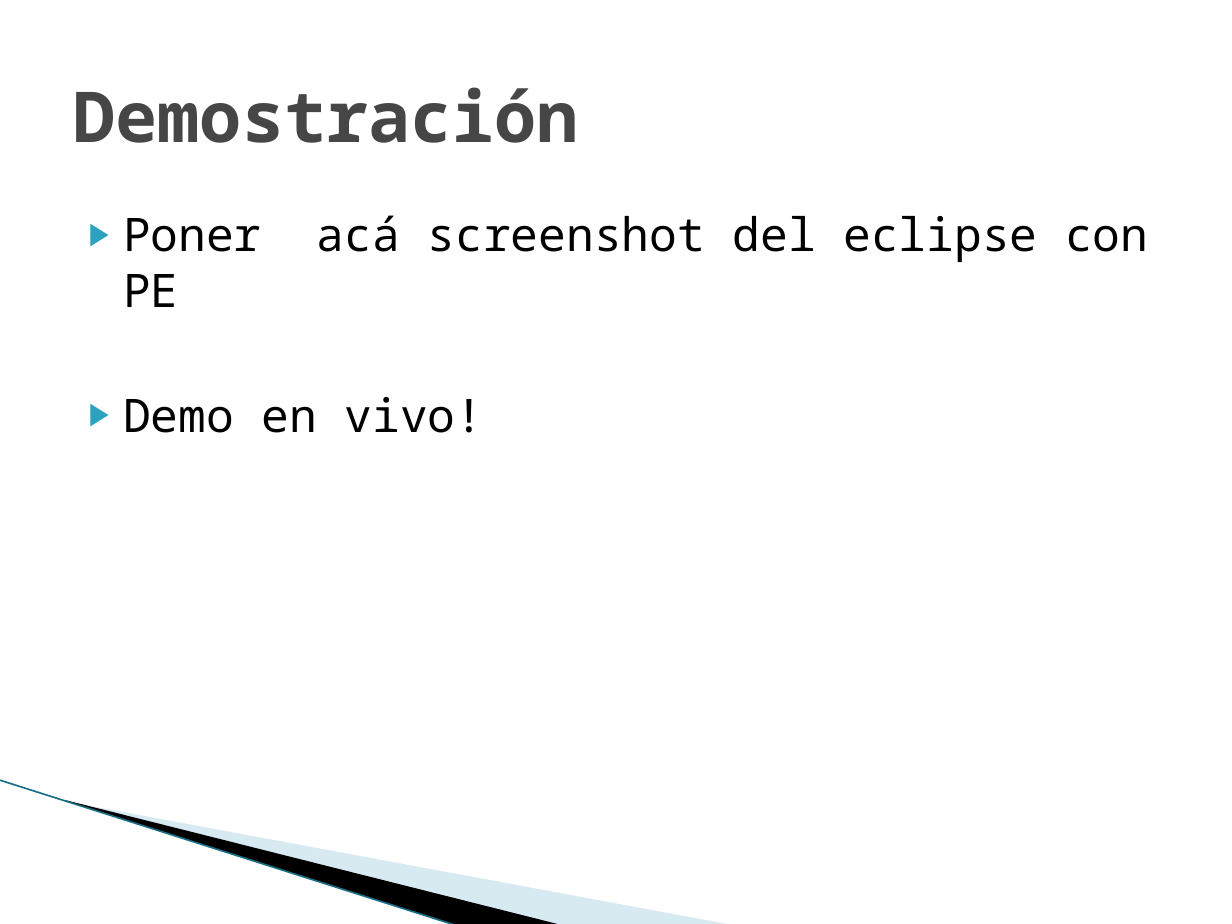
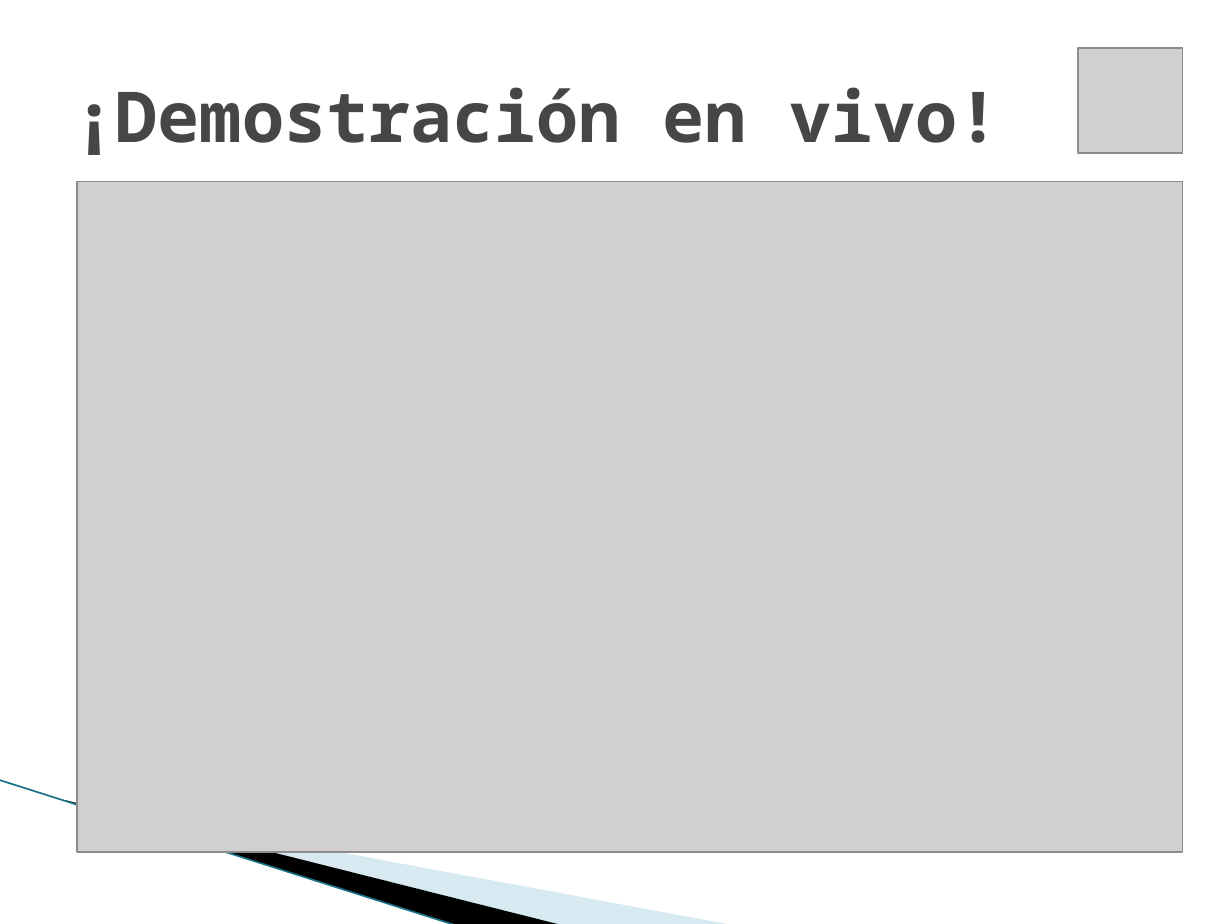
Before and after one commit to maurociancio/parallel-editor, a slide deck: slide 15 of doc/presentacion/presentacion.pptx (slide 16 before the commit). Drawn at 1232x924 pixels with LibreOffice and Linux fonts; fonts in the diff are those of the drawing; grey boxes stand for pictures; background and template pictures are left out. Boxes give left, top, right and bottom in pixels: in the first picture for what was removed or moved away, otherwise in the second. Text is boxed around its words. In the diff, an @@ line names an element or a change of style, - is before the commit and + after.

```diff
--- a/doc/presentacion/presentacion.pptx
+++ b/doc/presentacion/presentacion.pptx
@@ picture added at box(1078, 48, 1183, 153) @@
@@ title at box(74, 87, 999, 155): text changed @@
-Demostración
+¡Demostración en vivo!
@@ picture added at box(76, 182, 1183, 853) @@
@@ text removed at box(123, 215, 1148, 433) @@
-▶ Poner acá screenshot del eclipse con PE
-▶ Demo en vivo!
```
Also in this commit, not shown: 10 other slides changed, 4 slides added, 3 slides removed, 10 other files.
